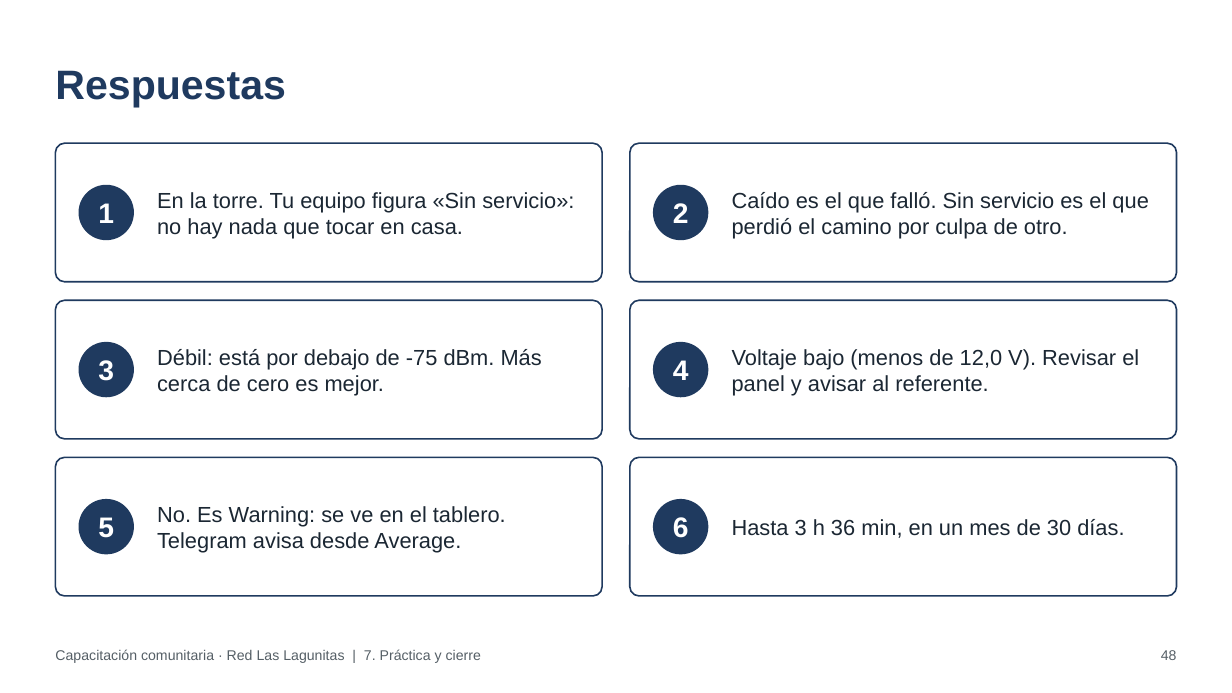
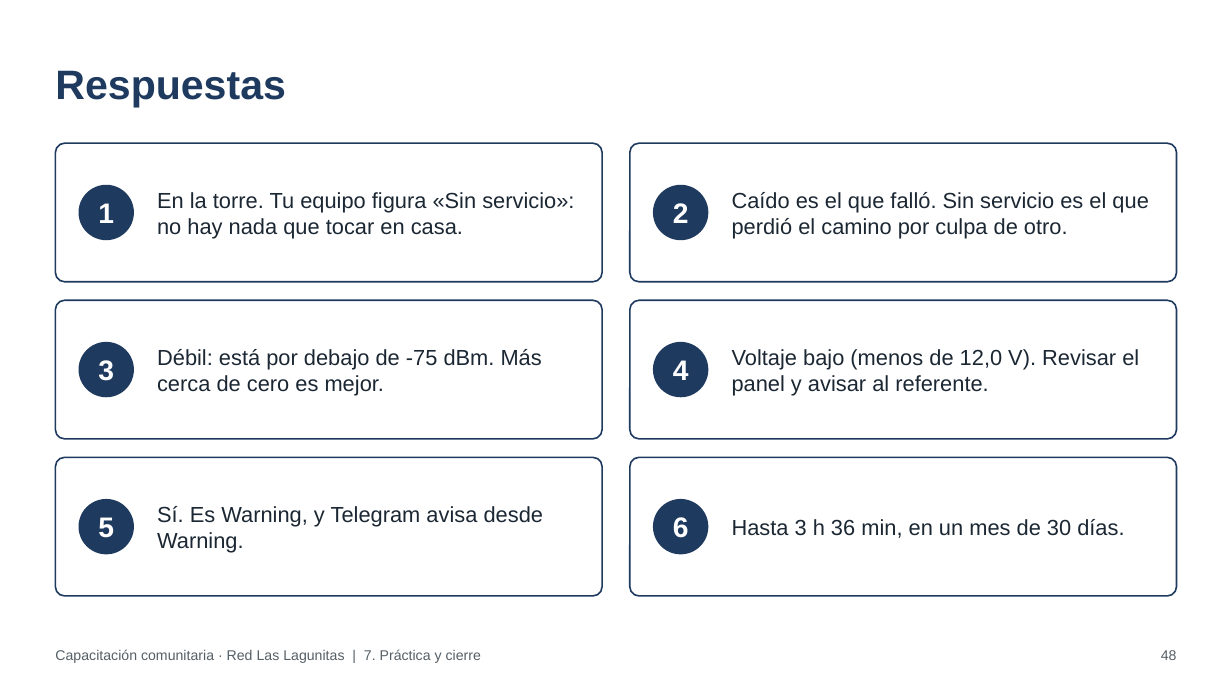
Before and after one commit to ecoranti/zabbix-lagunitas, a slide deck: slide 48 of docs/Capacitacion comunitaria - Red Las Lagunitas.pptx. Drawn at 1232x693 pixels with LibreOffice and Linux fonts; fonts in the diff are those of the drawing. Boxes give left, top, right and bottom in pixels: in the first picture for what was removed or moved away, otherwise in the second. Text is boxed around its words. In the diff, an @@ line names an element or a change of style, - is before the commit and + after.

```diff
--- a/docs/Capacitacion comunitaria - Red Las Lagunitas.pptx
+++ b/docs/Capacitacion comunitaria - Red Las Lagunitas.pptx
@@ text at (157,506,543,553): text changed @@
-No. Es Warning: se ve en el tablero. Telegram avisa desde Average.
+Sí. Es Warning, y Telegram avisa desde Warning.
```
Also in this commit, not shown: 4 other slides changed, 16 other files.
